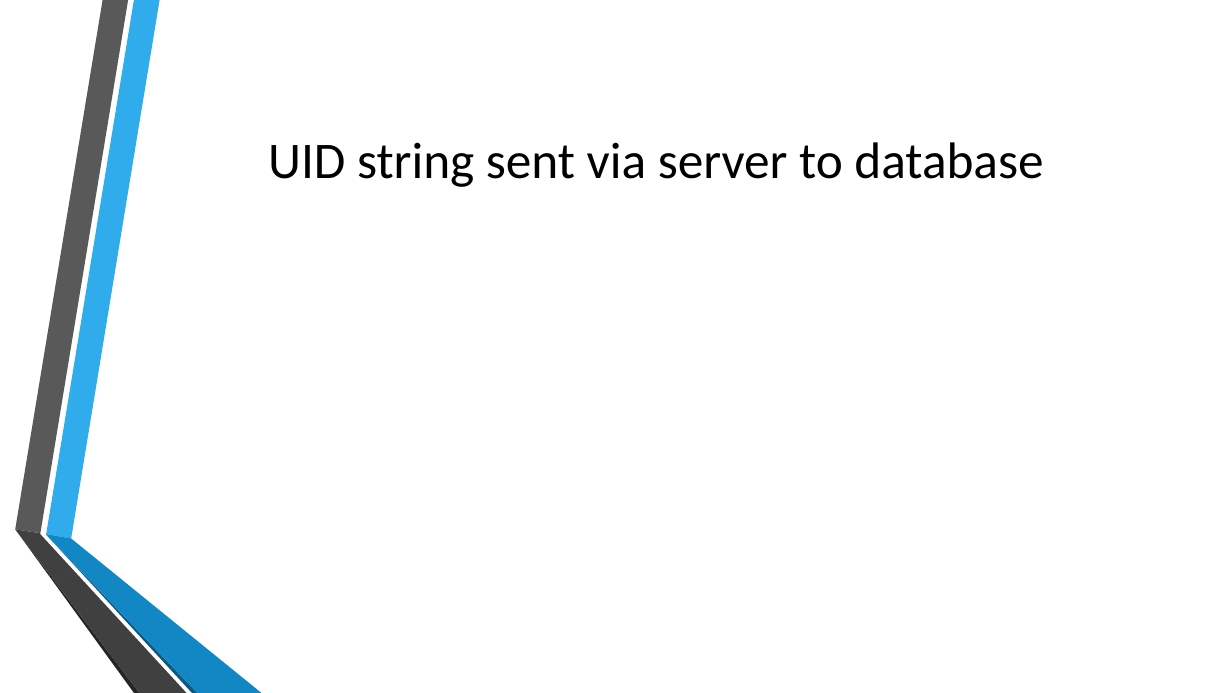
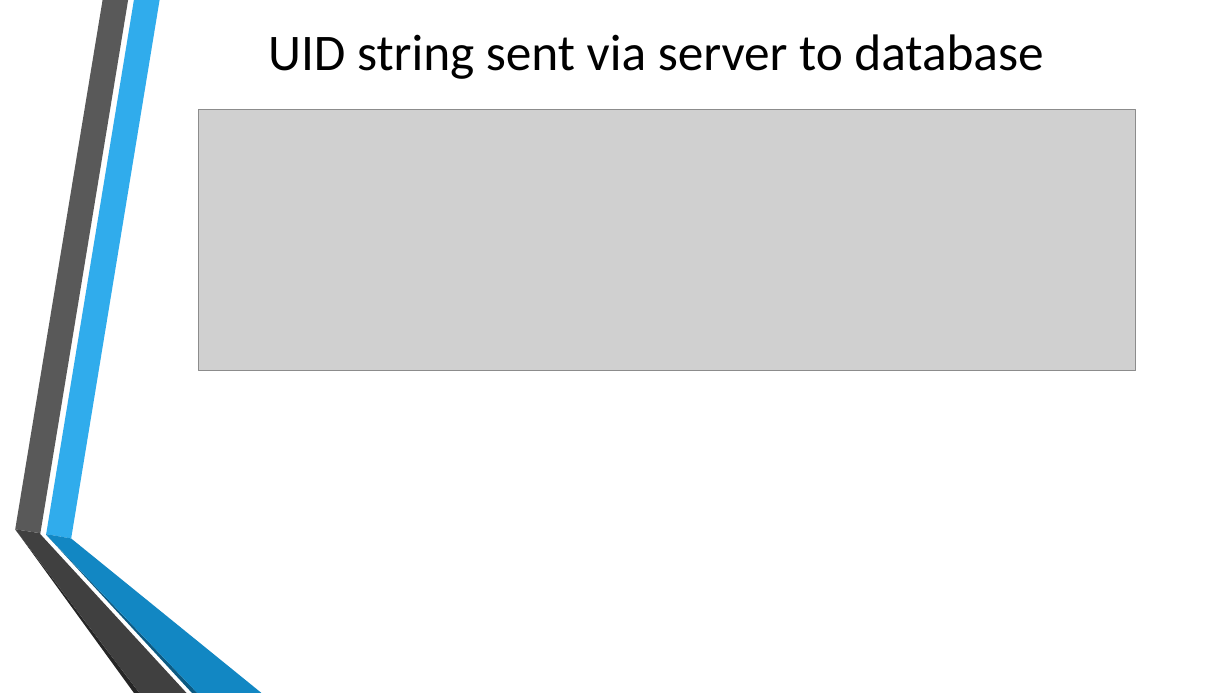
Before and after one commit to adithyarganesh/Quick-Basket, a slide deck: slide 14 of Reports/QB-Finalfinal final [Autosaved].pptx. Drawn at 1232x693 pixels with LibreOffice and Linux fonts; fonts in the diff are those of the drawing; grey boxes stand for pictures; background and template pictures are left out. Boxes give left, top, right and bottom in pixels: in the first picture for what was removed or moved away, otherwise in the second. Text is boxed around its words. In the diff, an @@ line names an element or a change of style, - is before the commit and + after.

```diff
--- a/Reports/QB-Finalfinal final [Autosaved].pptx
+++ b/Reports/QB-Finalfinal final [Autosaved].pptx
@@ title "UID string sent via server ...": place and size @@
-title "UID string sent via server ..." at box(268, 142, 1043, 187)
+title "UID string sent via server ..." at box(268, 34, 1043, 79)
@@ picture added at box(199, 109, 1137, 371) @@
```
Also in this commit, not shown: 9 other slides changed, 4 slides added, 3 slides removed, 7 other files.
